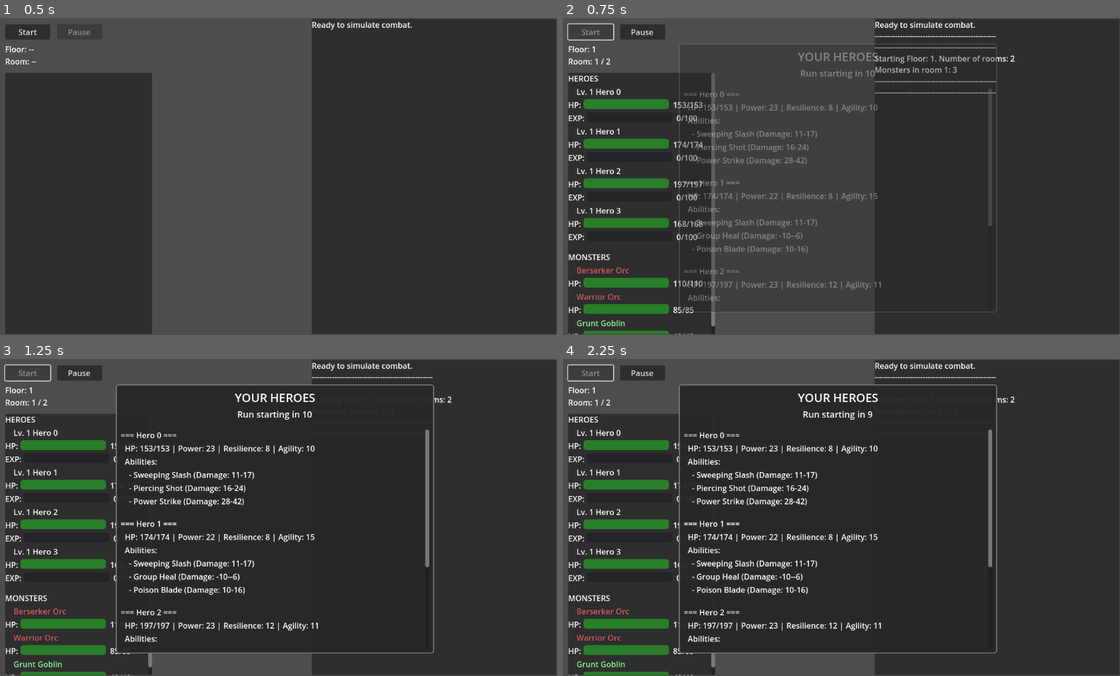
Above: before the commit, frames 1-4 (two rows, left to right).
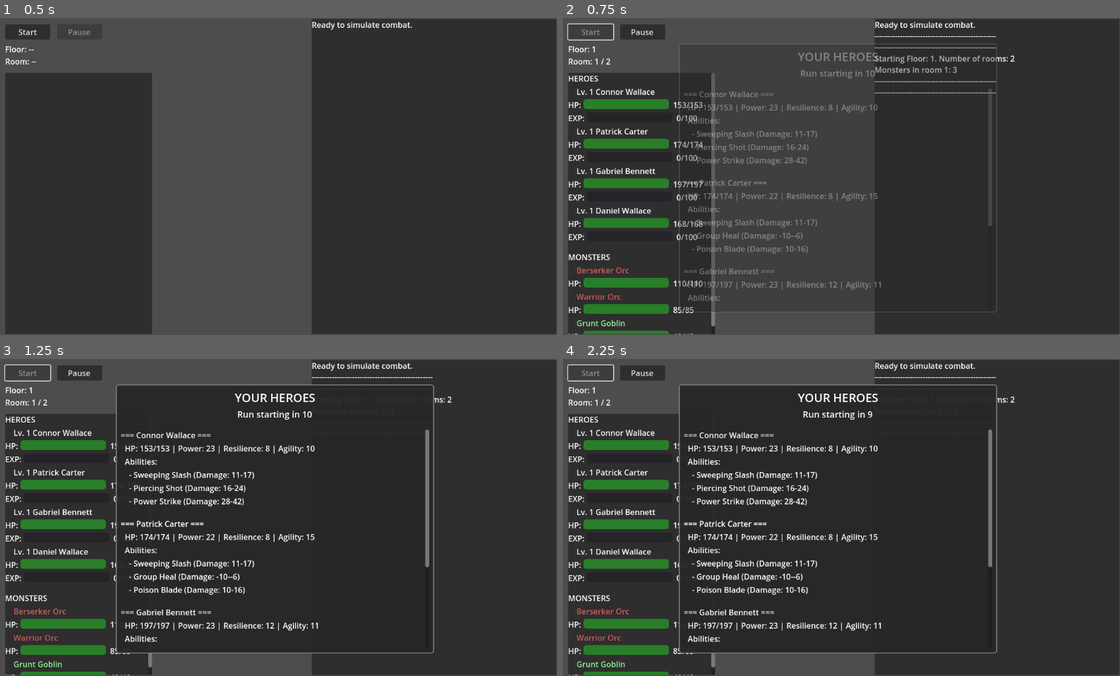
Above: after the commit, the same moments.

Repository: TheFait/theherosim
Game: Godot game, scene res://scenes/Game.tscn
Two runs of this game, one before a commit and one after it. Both use one fixed random seed, a clock stepped at 60 frames per second and the inputs below.
Inputs:
- Up to frame 1 (0.5 s): no input
- Up to frame 2 (0.75 s): click "Start" at 0.5 s
- Up to frame 3 (1.25 s): no input
- Up to frame 4 (2.25 s): tap Enter at 2 s

Frame 1 is identical in both runs. In frame 2, 0.7% of the frame differs, in the area x 5-38%, y 22-81%; in frame 3, 0.8%; in frame 4, 0.8%.

Commit message:
Added shiny monsters at 1 percent chance. Added firstname lastname files with hero name generation

Diff:
--- a/combatant.gd
+++ b/combatant.gd
@@ -6,6 +6,7 @@
 var abilities = []
 var is_dead = false
 var status_effects = []  # Array of StatusEffect objects
+var is_shiny = false  # 1% chance for monsters to be shiny (5x EXP)
 
 func take_damage(amount):
 	var was_alive = not is_dead
@@ -23,7 +24,41 @@
 	return {"died": was_alive and is_dead, "actual_damage": actual_damage}
 
 func choose_ability():
+	# Check if this is a hero with ability levels tracked
+	if CombatantCache.is_hero(self):
+		var hero_stats = StatsTracker.get_hero_stats(self)
+		if not hero_stats.is_empty():
+			# 60% chance to use highest level ability
+			if randf() < 0.6:
+				return _choose_highest_level_ability(hero_stats)
+			# 40% chance to use any ability (including highest)
+
+	# Default: random ability (used by monsters and 40% of hero picks)
 	return abilities[randi() % abilities.size()]
+
+func _choose_highest_level_ability(hero_stats: Dictionary):
+	"""Choose randomly from the abilities with the highest level"""
+	var max_level = 0
+	var highest_abilities = []
+
+	# Find the maximum level
+	for ability in abilities:
+		var ability_name = ability["name"]
+		var level = hero_stats["ability_levels"].get(ability_name, 1)
+		if level > max_level:
+			max_level = level
+
+	# Collect all abilities at max level
+	for ability in abilities:
+		var ability_name = ability["name"]
+		var level = hero_stats["ability_levels"].get(ability_name, 1)
+		if level == max_level:
+			highest_abilities.append(ability)
+
+	# Return random choice from highest level abilities
+	if highest_abilities.is_empty():
+		return abilities[randi() % abilities.size()]
+	return highest_abilities[randi() % highest_abilities.size()]
 
 func choose_hit_zone():
 	return randi() % 11
--- a/core/systems/ExperienceManager.gd
+++ b/core/systems/ExperienceManager.gd
@@ -52,7 +52,7 @@
 		hero.stats["Resilience"] = int(hero.stats["Resilience"] * 1.05)
 
 		# Restore 10-25% health on level up
-		var heal_percent = randf_range(0.1, 0.25)
+		var heal_percent = randf_range(0.15, 0.3)
 		var heal_amount = int(hero.stats["MaxHealth"] * heal_percent)
 		hero.stats["Health"] = min(hero.stats["Health"] + heal_amount, hero.stats["MaxHealth"])
 
--- /dev/null
+++ b/data/hero_first_names.json
@@ -0,0 +1,32 @@
+[
+	"Alexander",
+	"Aria",
+	"Benjamin",
+	"Charlotte",
+	"Daniel",
+	"Eleanor",
+	"Ethan",
+	"Fiona",
+	"Gabriel",
+	"Helena",
+	"Isaac",
+	"Isabella",
+	"James",
+	"Katherine",
+	"Liam",
+	"Margaret",
+	"Nathan",
+	"Olivia",
+	"Patrick",
+	"Rebecca",
+	"Samuel",
+	"Sophia",
+	"Theodore",
+	"Victoria",
+	"William",
+	"Amelia",
+	"Connor",
+	"Diana",
+	"Edward",
+	"Grace"
+]
--- /dev/null
+++ b/data/hero_last_names.json
@@ -0,0 +1,32 @@
+[
+	"Anderson",
+	"Bennett",
+	"Carter",
+	"Davidson",
+	"Edwards",
+	"Foster",
+	"Graham",
+	"Harrison",
+	"Irving",
+	"Jackson",
+	"Kennedy",
+	"Lawson",
+	"Mitchell",
+	"Nelson",
+	"O'Brien",
+	"Parker",
+	"Quinn",
+	"Roberts",
+	"Stevens",
+	"Thompson",
+	"Underwood",
+	"Vincent",
+	"Wallace",
+	"Young",
+	"Morrison",
+	"Fletcher",
+	"Campbell",
+	"Hughes",
+	"Martinez",
+	"Sullivan"
+]
--- a/main.gd
+++ b/main.gd
@@ -3,6 +3,8 @@
 const ABILITY_PATH = "res://data/abilities.json"
 const MONSTER_ABILITY_PATH = "res://data/monster_abilities.json"
 const MONSTER_FAMILY_PATH = "res://data/monster_families.json"
+const HERO_FIRST_NAMES_PATH = "res://data/hero_first_names.json"
+const HERO_LAST_NAMES_PATH = "res://data/hero_last_names.json"
 const TICK_SPEED = 1
 
 # Hit zones 0-10 with different difficulty multipliers
@@ -33,6 +35,8 @@
 var monsters = []
 var all_combatants = []
 # abilities, monster_abilities, monster_families now handled by AbilityDatabase singleton
+var hero_first_names = []  # Loaded from hero_first_names.json
+var hero_last_names = []   # Loaded from hero_last_names.json
 var family_probabilities = []  # Probability table for current floor
 var rank_probabilities = []    # Probability table for ranks
 var roundsWon = 0
@@ -69,6 +73,11 @@
 	# Connect EventBus signals to UI handlers
 	EventBus.combat_log_entry.connect(log_event)
 
+	# Load hero name lists
+	const DataLoader = preload("res://data/loaders/DataLoader.gd")
+	hero_first_names = DataLoader.load_json(HERO_FIRST_NAMES_PATH)
+	hero_last_names = DataLoader.load_json(HERO_LAST_NAMES_PATH)
+
 	log_event("Ready to simulate combat.")
 
 func on_start_pressed():
@@ -349,7 +358,10 @@
 
 	for i in 4:
 		var hero = Combatant.new()
-		hero.combatant_name = "Hero %d" % i
+		# Generate name from first name + last name
+		var first_name = hero_first_names[randi() % hero_first_names.size()]
+		var last_name = hero_last_names[randi() % hero_last_names.size()]
+		hero.combatant_name = "%s %s" % [first_name, last_name]
 		hero.stats = random_hero_stats()
 		hero.abilities = pick_random_abilities()
 		heroes.append(hero)
@@ -388,8 +400,22 @@
 		var rank = roll_monster_rank()
 		var family = get_monster_family(family_name)
 		var rank_name = family["rank_names"][rank]
-		monster.combatant_name = "%s %s" % [rank_name, family_name]
+
+		# 1% chance to be shiny (5x EXP)
+		monster.is_shiny = randf() < 0.01
+
+		# Add "Shiny" prefix to name if shiny
+		if monster.is_shiny:
+			monster.combatant_name = "Shiny %s %s" % [rank_name, family_name]
+		else:
+			monster.combatant_name = "%s %s" % [rank_name, family_name]
+
 		monster.stats = random_monster_stats(family_name, rank)
+
+		# Multiply EXP by 5 if shiny
+		if monster.is_shiny:
+			monster.stats["EXP"] = int(monster.stats["EXP"] * 5)
+
 		monster.abilities = pick_monster_abilities(family_name)
 		monsters.append(monster)
 
@@ -524,7 +550,7 @@
 		"Willpower": randi_range(3, 8),
 		"Accuracy": randi_range(50, 80),
 		"Evasion": randi_range(0, 20),
-		"EXP": randi_range(30, 80)
+		"EXP": randi_range(40, 120)
 	}
 
 func random_hero_stats():
@@ -1148,6 +1174,9 @@
 	combatant.process_status_effects_turn_end()
 	update_combatants_display()
 
+	# Turn end separator
+	log_event("[bgcolor=#FFFFFF][color=#000000]TURN END[/color][/bgcolor]")
+
 	current_turn_combatant = null
 
 func simulate_round():
